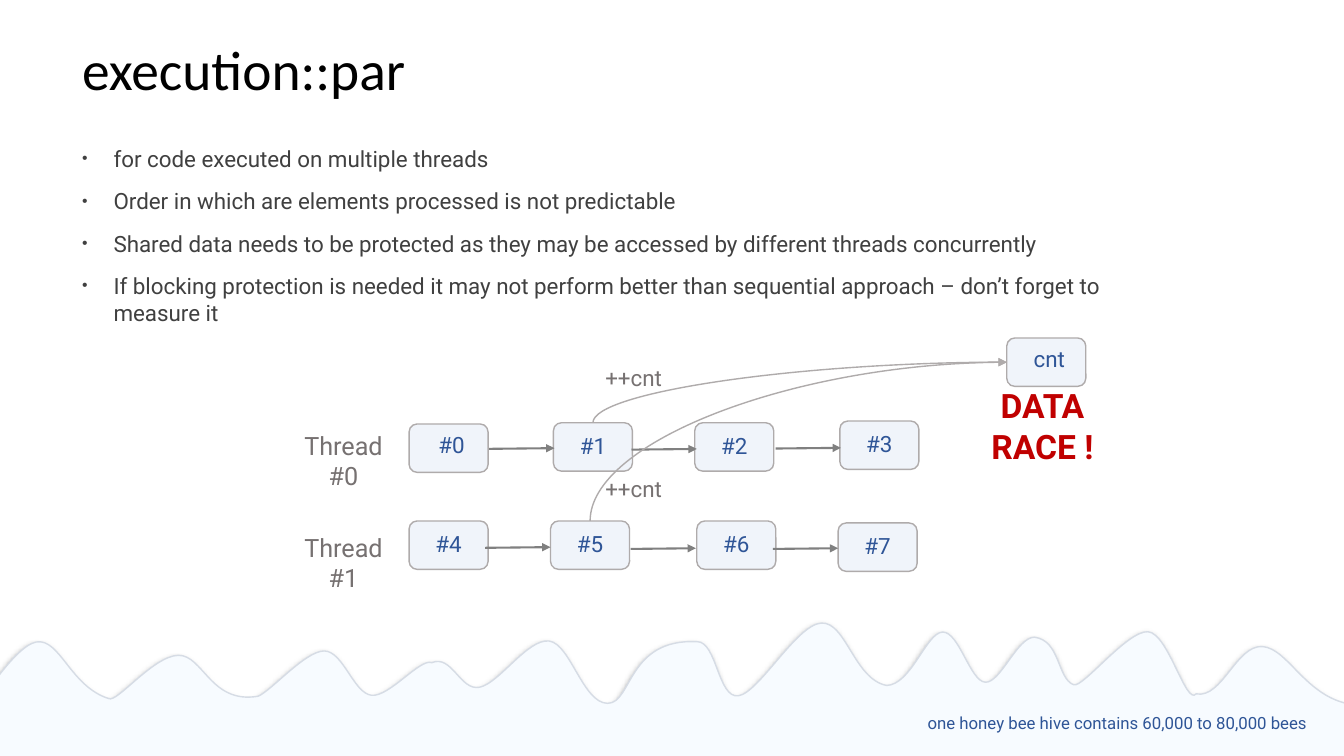
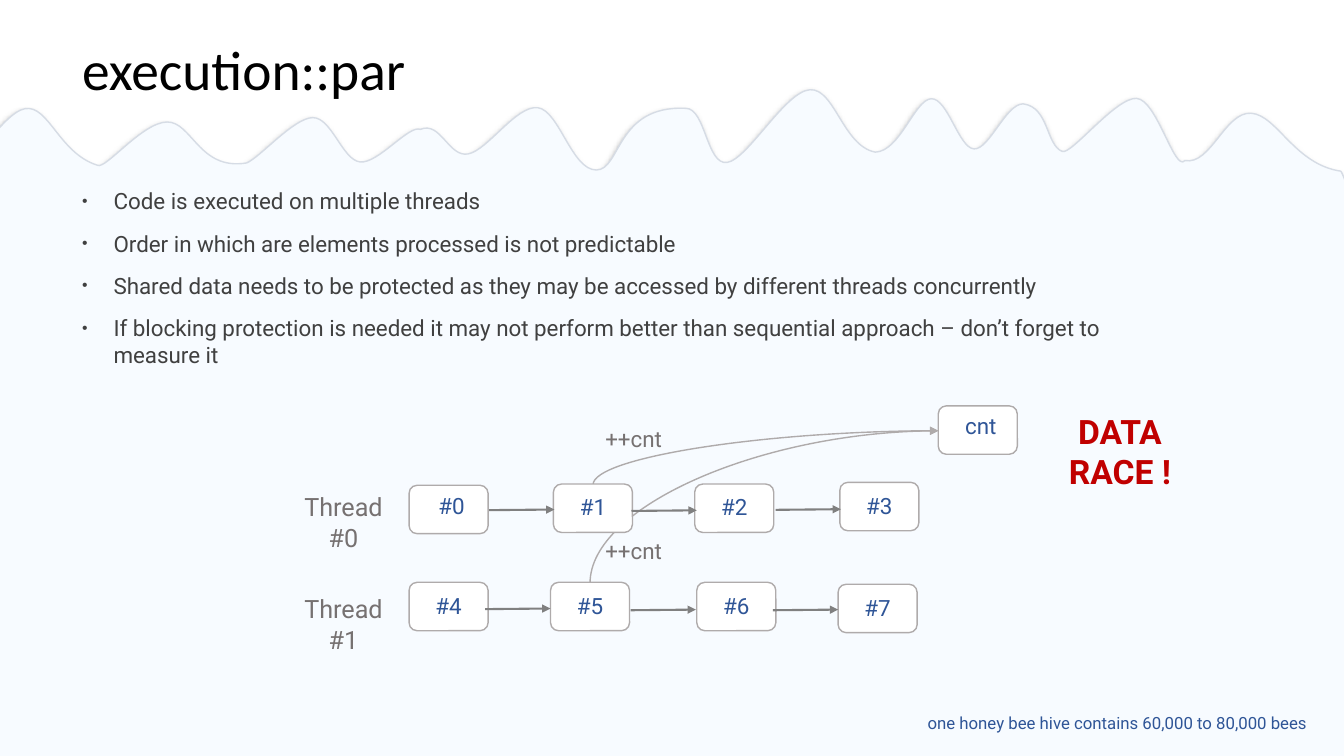
Before and after one commit to EmptySquareBubble/StoriesFromAParallelUniverse-, a slide deck: slide 34 of stories_from_a_paralel_universe.pptx (slide 32 before the commit). Drawn at 1344x756 pixels with LibreOffice and Linux fonts; fonts in the diff are those of the drawing. Boxes give left, top, right and bottom in pixels: in the first picture for what was removed or moved away, otherwise in the second. Text is boxed around its words. In the diff, an @@ line names an element or a change of style, - is before the commit and + after.

```diff
--- a/stories_from_a_paralel_universe.pptx
+++ b/stories_from_a_paralel_universe.pptx
@@ freeform shape: place and size @@
-freeform shape at (0,608,1344,747)
+freeform shape at (0,75,1344,214)
@@ rectangle: place and size @@
-rectangle at (0,714,1344,756)
+rectangle at (0,180,1344,756)
@@ text at (114,192,480,214): text changed @@
-  • for code executed on multiple threads
+  • Code is executed on multiple threads
@@ fill #F0F4FA to #FFFFFF in 9 elements at (409,485,488,533), (554,484,632,532), (695,484,773,532), (409,583,488,631), (551,583,629,631), (697,583,775,631), (838,585,917,633), (840,483,919,531), (939,406,1017,455) @@
@@ rounded rectangle: place and size @@
-rounded rectangle at (1007,338,1086,386)
+rounded rectangle at (939,406,1017,455)
@@ text "cnt": place and size @@
-text "cnt" at (1034,352,1065,367)
+text "cnt" at (965,419,996,435)
@@ text "DATA RACE !": place and size @@
-text "DATA RACE !" at (991,394,1085,460)
+text "DATA RACE !" at (1069,420,1162,485)
@@ curved arrow moved from (590, 521) - (1007, 362) to (590, 583) - (939, 431) @@
@@ curved arrow moved from (593, 422) - (1007, 362) to (593, 485) - (939, 431) @@
@@ 12 texts, 8 rounded rectangles, 6 arrows: place and size @@
-12 texts, 8 rounded rectangles, 6 arrows at (304,371,919,587)
+12 texts, 8 rounded rectangles, 6 arrows at (304,432,919,649)
```
Also in this commit, not shown: 4 other slides changed, 7 slides added, 1 other file.
